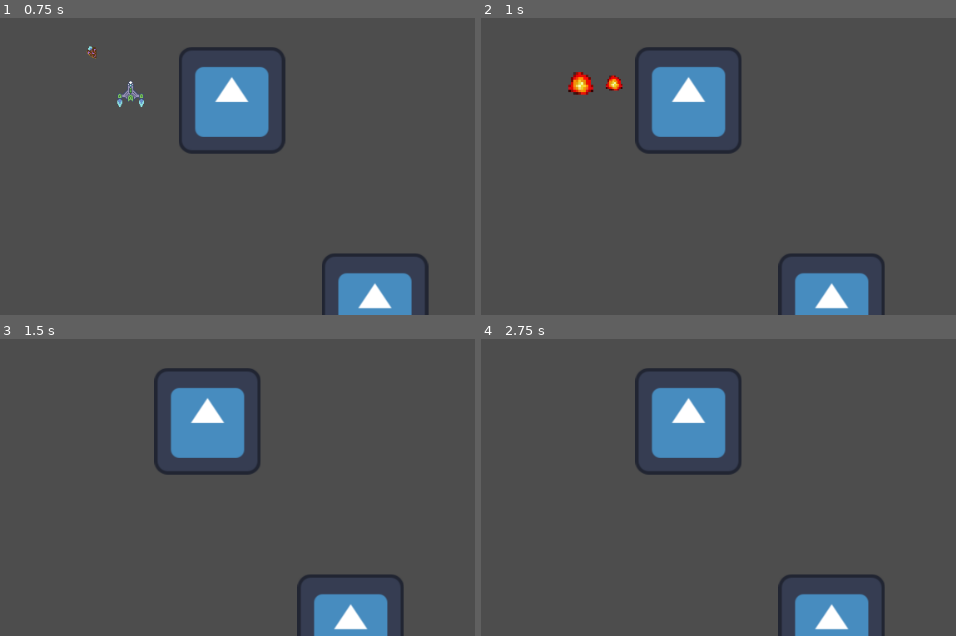
Above: before the commit, frames 1-4 (two rows, left to right).
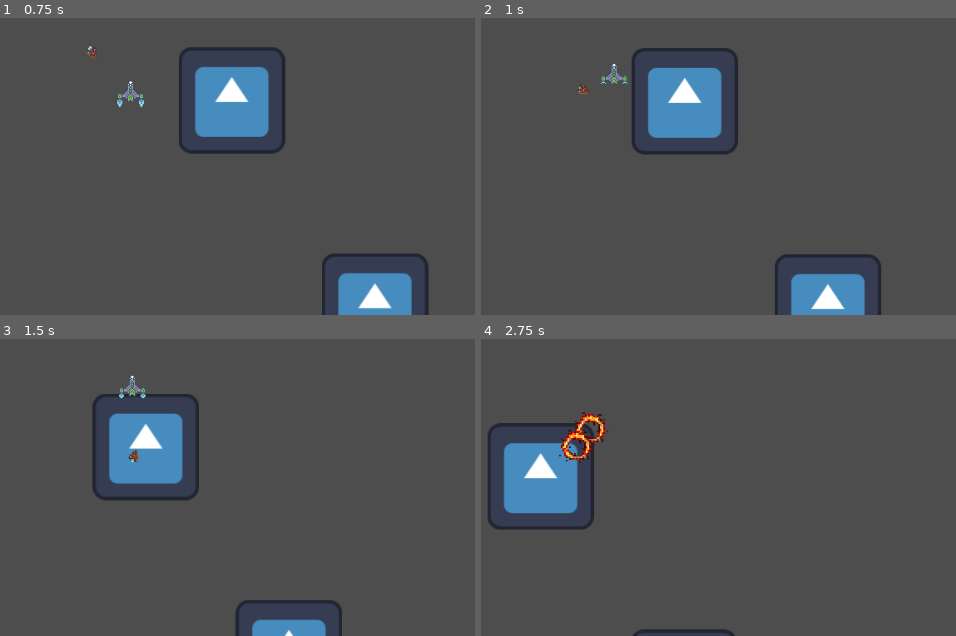
Above: after the commit, the same moments.

Repository: JoshPattman/microjam-034
Game: Godot game, scene res://scenes/gravity_test.tscn
The game is run twice, just before and just after one commit, with the same random seed, the same clock (stepped at 60 frames per second) and the same inputs. This scene is started directly instead of the project's main scene. The engine's default icon, where the game draws it, is replaced by a stand-in: a white triangle on a blue panel in a dark square. Sound files missing from this copy of the repository are replaced by a short silence.
Inputs:
- Up to frame 1 (0.75 s): hold W (player_forward) from 0.53 s (still down); tap Shift (player_boost) at 0.6 s
- Up to frame 2 (1 s): keep holding W (player_forward)
- Up to frame 3 (1.5 s): keep holding W (player_forward); tap Ctrl (player_break) at 1.35 s
- Up to frame 4 (2.75 s): release W (player_forward) at 2.03 s; hold A (player_left) from 2.03 s (still down); tap E (player_collect) at 2.1 s

Frame 1 is identical in both runs. In frame 2, 3.3% of the frame differs, in the area x 18-86%, y 9-100%; in frame 3, 12%; in frame 4, 13%, in the area x 1-86%, y 9-100%.

Commit message:
Everything has life now

Diff:
--- a/godot/game_objects/enemy_1.tscn
+++ b/godot/game_objects/enemy_1.tscn
@@ -1,8 +1,9 @@
-[gd_scene load_steps=8 format=3 uid="uid://dvou36u6k0wdw"]
+[gd_scene load_steps=9 format=3 uid="uid://dvou36u6k0wdw"]
 
 [ext_resource type="Script" uid="uid://ccw4ax373njdf" path="res://scripts/enemy.gd" id="1_0o6d6"]
 [ext_resource type="PackedScene" uid="uid://fflvvbkq6cur" path="res://game_objects/explosion.tscn" id="2_k1174"]
 [ext_resource type="Texture2D" uid="uid://oxl6gv2f8e4f" path="res://sprites/enemy001.png" id="3_ettaq"]
+[ext_resource type="Script" uid="uid://bfk8htwmce2hg" path="res://scripts/life.gd" id="4_k1174"]
 
 [sub_resource type="CircleShape2D" id="CircleShape2D_0o6d6"]
 radius = 7.0
@@ -65,3 +66,7 @@
 &"": SubResource("AnimationLibrary_0hc57")
 }
 autoplay = "RESET"
+
+[node name="Life" type="Node" parent="."]
+script = ExtResource("4_k1174")
+metadata/_custom_type_script = "uid://bfk8htwmce2hg"
--- a/godot/game_objects/enemy_2.tscn
+++ b/godot/game_objects/enemy_2.tscn
@@ -1,8 +1,9 @@
-[gd_scene load_steps=8 format=3 uid="uid://ckg8n7tp8qsca"]
+[gd_scene load_steps=9 format=3 uid="uid://ckg8n7tp8qsca"]
 
 [ext_resource type="Script" uid="uid://ccw4ax373njdf" path="res://scripts/enemy.gd" id="1_d3d7c"]
 [ext_resource type="PackedScene" uid="uid://fflvvbkq6cur" path="res://game_objects/explosion.tscn" id="2_x2w6d"]
 [ext_resource type="Texture2D" uid="uid://oxl6gv2f8e4f" path="res://sprites/enemy001.png" id="3_fvb53"]
+[ext_resource type="Script" uid="uid://bfk8htwmce2hg" path="res://scripts/life.gd" id="4_x2w6d"]
 
 [sub_resource type="CircleShape2D" id="CircleShape2D_0o6d6"]
 radius = 14.3178
@@ -67,3 +68,7 @@
 &"": SubResource("AnimationLibrary_0hc57")
 }
 autoplay = "RESET"
+
+[node name="Life" type="Node" parent="."]
+script = ExtResource("4_x2w6d")
+metadata/_custom_type_script = "uid://bfk8htwmce2hg"
--- a/godot/game_objects/player.tscn
+++ b/godot/game_objects/player.tscn
@@ -1,9 +1,10 @@
-[gd_scene load_steps=10 format=3 uid="uid://c8jr51j6ge7n0"]
+[gd_scene load_steps=11 format=3 uid="uid://c8jr51j6ge7n0"]
 
 [ext_resource type="Script" uid="uid://df8g3j31hj85f" path="res://scripts/player.gd" id="1_a4hy7"]
 [ext_resource type="PackedScene" uid="uid://fflvvbkq6cur" path="res://game_objects/explosion.tscn" id="2_7o085"]
 [ext_resource type="Texture2D" uid="uid://bdn0w0j4u4ui4" path="res://sprites/ship001.png" id="2_hy5qn"]
 [ext_resource type="Texture2D" uid="uid://dwk283kp0qowb" path="res://sprites/tether001.png" id="4_7o085"]
+[ext_resource type="Script" uid="uid://bfk8htwmce2hg" path="res://scripts/life.gd" id="5_pyg5a"]
 
 [sub_resource type="Curve" id="Curve_0rdlk"]
 _data = [Vector2(0, 0), 0.0, 0.0, 0, 0, Vector2(1, 1), 3.19298, 0.0, 0, 0]
@@ -83,3 +84,7 @@
 autoplay = "thrust"
 
 [node name="MiningTimer" type="Timer" parent="."]
+
+[node name="Life" type="Node" parent="."]
+script = ExtResource("5_pyg5a")
+metadata/_custom_type_script = "uid://bfk8htwmce2hg"
--- a/godot/game_objects/station.tscn
+++ b/godot/game_objects/station.tscn
@@ -1,9 +1,10 @@
-[gd_scene load_steps=8 format=3 uid="uid://rm50arymrac8"]
+[gd_scene load_steps=9 format=3 uid="uid://rm50arymrac8"]
 
 [ext_resource type="Texture2D" uid="uid://cx68l1ieiqn" path="res://sprites/station001.png" id="1_phur1"]
 [ext_resource type="Script" uid="uid://dv5qup0e7c5x4" path="res://scripts/station.gd" id="2_26n74"]
 [ext_resource type="PackedScene" uid="uid://c8jr51j6ge7n0" path="res://game_objects/player.tscn" id="3_ksyti"]
 [ext_resource type="PackedScene" uid="uid://7pkivl6g6mek" path="res://game_objects/turret_shooter.tscn" id="4_51j1b"]
+[ext_resource type="Script" uid="uid://bfk8htwmce2hg" path="res://scripts/life.gd" id="5_fms4r"]
 
 [sub_resource type="Animation" id="Animation_51j1b"]
 length = 0.001
@@ -60,3 +61,7 @@
 
 [node name="TurretShooter" parent="." instance=ExtResource("4_51j1b")]
 visible = false
+
+[node name="Life" type="Node" parent="."]
+script = ExtResource("5_fms4r")
+metadata/_custom_type_script = "uid://bfk8htwmce2hg"
--- a/godot/scripts/asteroid.gd
+++ b/godot/scripts/asteroid.gd
@@ -9,6 +9,10 @@
 	if other is Asteroid:
 		real_velocity = real_velocity.bounce(normal)
 
+	var other_life = Life.get_life_script(other)
+	if other_life != null:
+		other_life.damage(10)
+
 func _custom_physics_process(delta: float) -> void:
 	if real_velocity.length() > max_velocity:
 		real_velocity = real_velocity.normalized() * max_velocity
--- a/godot/scripts/enemy.gd
+++ b/godot/scripts/enemy.gd
@@ -25,11 +25,16 @@
 var recalc_avoids_every: float = 0.25
 
 func _on_rb_collision(point: Vector2, normal: Vector2, other: CustomRigidbody2D) -> void:
-	blow_up()
+	var other_life = Life.get_life_script(other)
+	if other_life != null:
+		other_life.damage(1)
 
 func _ready() -> void:
 	add_to_group("enemies")
 	recalc_avoids_timer = randf_range(0, recalc_avoids_every)
+	var life = Life.get_life_script(self)
+	if life != null:
+		life.on_die.connect(blow_up)
 
 func _custom_process(delta: float) -> void:
 	$AnimationPlayer.speed_scale = CustomRigidbody2D.get_global_dt_mult()
@@ -83,11 +88,6 @@
 	if target_direction.length() > 1:
 		target_direction = target_direction.normalized()
 
-	if current_target != null:
-		if is_kamikazee:
-			if (global_position - current_target.global_position).length() < kamikazee_range:
-				blow_up(true)
-
 func blow_up(damage_target:bool = false):
 	var exp = kamikazee_explosion.instantiate()
 	if exp is Node2D:
--- a/godot/scripts/game.gd
+++ b/godot/scripts/game.gd
@@ -45,7 +45,6 @@
 		enemy_frequency *= 0.981
 		if enemy_frequency < 0.1:
 			enemy_frequency = 0.1
-		print(enemy_frequency)
 		_spawn_enemy(randf() > 0.75)
 		time_since_last_enemy = 0
 
--- /dev/null
+++ b/godot/scripts/life.gd
@@ -0,0 +1,32 @@
+extends Node
+
+class_name Life
+
+@export var initial_life: int = 1
+
+signal on_die
+
+var current_life: int = 0
+
+func _ready() -> void:
+	reset_life()
+
+func damage(amount: int) -> void:
+	if current_life == 0:
+		return
+	current_life -= amount
+	if current_life <= 0:
+		current_life = 0
+		on_die.emit()
+
+func reset_life() -> void:
+	current_life = initial_life
+
+static func get_life_script(node: Node) -> Life:
+	if node is Life:
+		return node
+	for child in node.get_children():
+		var l = get_life_script(child)
+		if l != null:
+			return l
+	return null
--- a/godot/scripts/player.gd
+++ b/godot/scripts/player.gd
@@ -34,8 +34,11 @@
 	add_to_group("player")
 	add_to_group("enemy_targets")
 	$MiningTimer.timeout.connect(_mining_timer)
+	var life = Life.get_life_script(self)
+	if life != null:
+		life.on_die.connect(_blow_up)
 
-func blow_up() -> void:
+func _blow_up() -> void:
 	var explosion_instance = explosion.instantiate()
 	if explosion_instance is Node2D:
 		explosion_instance.position = position
@@ -45,10 +48,9 @@
 	queue_free()
 
 func _on_rb_collision(point: Vector2, normal: Vector2, other: CustomRigidbody2D) -> void:
-	if other is Player:
-		return
-	other.print_tree()
-	blow_up()
+	var other_life = Life.get_life_script(other)
+	if other_life != null:
+		other_life.damage(1)
 
 func _custom_physics_process(delta: float) -> void:
 	var booster = 0.0
Not shown, added: godot/scripts/life.gd.uid
